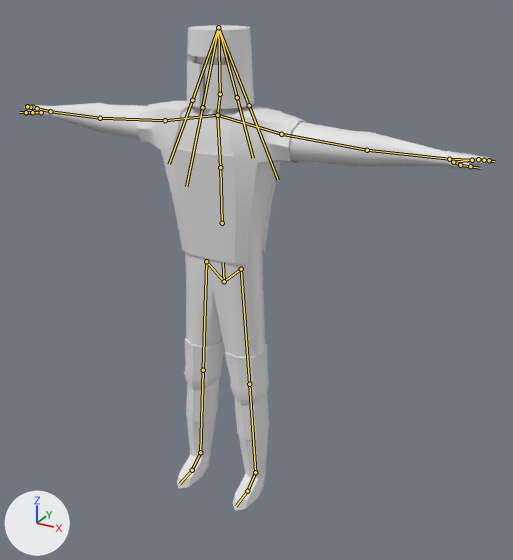
The FBX model assets/knight/knight.fbx, before and after one commit.
Rendered twice from a 50 mm lens placed at (3.67, -5.96, 2.91), pointed at (0.19, 0.37, -0.25). The axes (+X, +Y, +Z) are drawn at lower left. The lights are the same throughout. The picture after the commit comes second. The bones that change, and the others that lie on the model, are drawn over the model as lines.
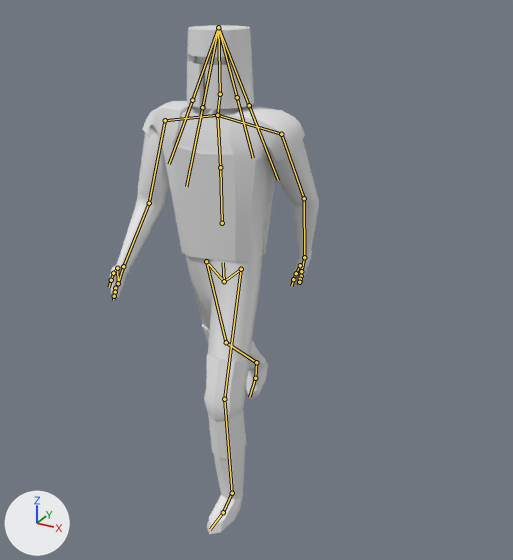
The newer file adds an action. The first version stands in its rest pose; the second is drawn at frame 31 of the action 'Armature|walk'.

Where the change shows, as pixel boxes [x1, y1, x2, y2] in the pictures (513 x 560 px):
```json
{"object": "Mesh", "change": "posed", "before": [24, 25, 490, 511], "after": [110, 25, 319, 534], "on screen": "55% narrower"}
{"bone": "upperarm_l", "before": "(281, 134) to (367, 150)", "after": "(281, 134) to (304, 198)"}
{"bone": "lowerarm_l", "before": "(367, 150) to (449, 159)", "after": "(304, 198) to (304, 257)"}
{"bone": "wrist_l", "before": "(449, 159) to (472, 160)", "after": "(304, 257) to (301, 271)"}
{"bone": "upperarm_r", "before": "(165, 120) to (100, 118)", "after": "(165, 120) to (149, 203)"}
{"bone": "lowerarm_r", "before": "(100, 118) to (50, 111)", "after": "(149, 203) to (123, 266)"}
{"bone": "wrist_r", "before": "(50, 111) to (37, 108)", "after": "(123, 266) to (118, 283)"}
{"bone": "upperleg_l", "before": "(241, 269) to (249, 384)", "after": "(241, 269) to (224, 399)"}
{"bone": "lowerleg_l", "before": "(249, 384) to (255, 472)", "after": "(224, 399) to (232, 493)"}
{"bone": "upperleg_r", "before": "(206, 261) to (203, 370)", "after": "(206, 261) to (226, 342)"}
{"bone": "lowerleg_r", "before": "(203, 370) to (200, 452)", "after": "(226, 342) to (256, 362)"}
```

Scene script edits in JSON lines:
```json
{"block": "bone_upperarm_l", "where": "bone_upperarm_l = bpy.data.objects['Armature'].pose.bones['upperarm_l']  # child of 'shoulder_l'"}
{"op": "set", "path": "bone_upperarm_l.rotation_quaternion", "old": "(1.0, 0.0, 0.0, 0.0)", "new": "(0.724, -0.185, 0.184, -0.638)", "note": "degrees (0, 0, 0) -> degrees (-30, 2, -83)"}
{"block": "bone_lowerarm_l", "where": "bone_lowerarm_l = bpy.data.objects['Armature'].pose.bones['lowerarm_l']  # child of 'upperarm_l'"}
{"op": "set", "path": "bone_lowerarm_l.rotation_quaternion", "old": "(1.0, 0.0, 0.0, 0.0)", "new": "(0.981, 0.173, -0.003, -0.093)", "note": "degrees (0, 0, 0) -> degrees (20, 2, -11)"}
{"block": "bone_wrist_l", "where": "bone_wrist_l = bpy.data.objects['Armature'].pose.bones['wrist_l']  # child of 'lowerarm_l'"}
{"op": "set", "path": "bone_wrist_l.rotation_quaternion", "old": "(1.0, 0.0, 0.0, 0.0)", "new": "(0.992, 0.0, -0.009, -0.128)", "note": "degrees (0, 0, 0) -> degrees (0, -1, -15)"}
{"block": "bone_upperarm_r", "where": "bone_upperarm_r = bpy.data.objects['Armature'].pose.bones['upperarm_r']  # child of 'shoulder_r'"}
{"op": "set", "path": "bone_upperarm_r.rotation_quaternion", "old": "(1.0, 0.0, 0.0, 0.0)", "new": "(0.742, 0.113, 0.113, 0.651)", "note": "degrees (0, 0, 0) -> degrees (18, 1, 83)"}
{"block": "bone_lowerarm_r", "where": "bone_lowerarm_r = bpy.data.objects['Armature'].pose.bones['lowerarm_r']  # child of 'upperarm_r'"}
{"op": "set", "path": "bone_lowerarm_r.rotation_quaternion", "old": "(1.0, 0.0, 0.0, 0.0)", "new": "(0.973, 0.221, 0.012, 0.068)", "note": "degrees (0, 0, 0) -> degrees (26, 0, 8)"}
{"block": "bone_wrist_r", "where": "bone_wrist_r = bpy.data.objects['Armature'].pose.bones['wrist_r']  # child of 'lowerarm_r'"}
{"op": "set", "path": "bone_wrist_r.rotation_quaternion", "old": "(1.0, 0.0, 0.0, 0.0)", "new": "(0.992, 0.0, 0.009, 0.127)", "note": "degrees (0, 0, 0) -> degrees (0, 1, 15)"}
{"block": "bone_upperleg_l", "where": "bone_upperleg_l = bpy.data.objects['Armature'].pose.bones['upperleg_l']  # child of 'hips_l'"}
{"op": "set", "path": "bone_upperleg_l.rotation_quaternion", "old": "(1.0, 0.0, 0.0, 0.0)", "new": "(0.979, 0.002, -0.015, -0.202)", "note": "degrees (0, 0, 0) -> degrees (1, -2, -23)"}
{"block": "bone_lowerleg_l", "where": "bone_lowerleg_l = bpy.data.objects['Armature'].pose.bones['lowerleg_l']  # child of 'upperleg_l'"}
{"op": "set", "path": "bone_lowerleg_l.rotation_quaternion", "old": "(1.0, 0.0, 0.0, 0.0)", "new": "(0.98, 0.0, 0.013, 0.198)", "note": "degrees (0, 0, 0) -> degrees (0, 1, 23)"}
{"block": "bone_upperleg_r", "where": "bone_upperleg_r = bpy.data.objects['Armature'].pose.bones['upperleg_r']  # child of 'hips_r'"}
{"op": "set", "path": "bone_upperleg_r.rotation_quaternion", "old": "(1.0, 0.0, 0.0, 0.0)", "new": "(0.981, 0.002, -0.014, -0.195)", "note": "degrees (0, 0, 0) -> degrees (1, -2, -23)"}
{"block": "bone_lowerleg_r", "where": "bone_lowerleg_r = bpy.data.objects['Armature'].pose.bones['lowerleg_r']  # child of 'upperleg_r'"}
{"op": "set", "path": "bone_lowerleg_r.rotation_quaternion", "old": "(1.0, 0.0, 0.0, 0.0)", "new": "(0.971, 0.0, -0.015, -0.237)", "note": "degrees (0, 0, 0) -> degrees (0, -2, -27)"}
```
